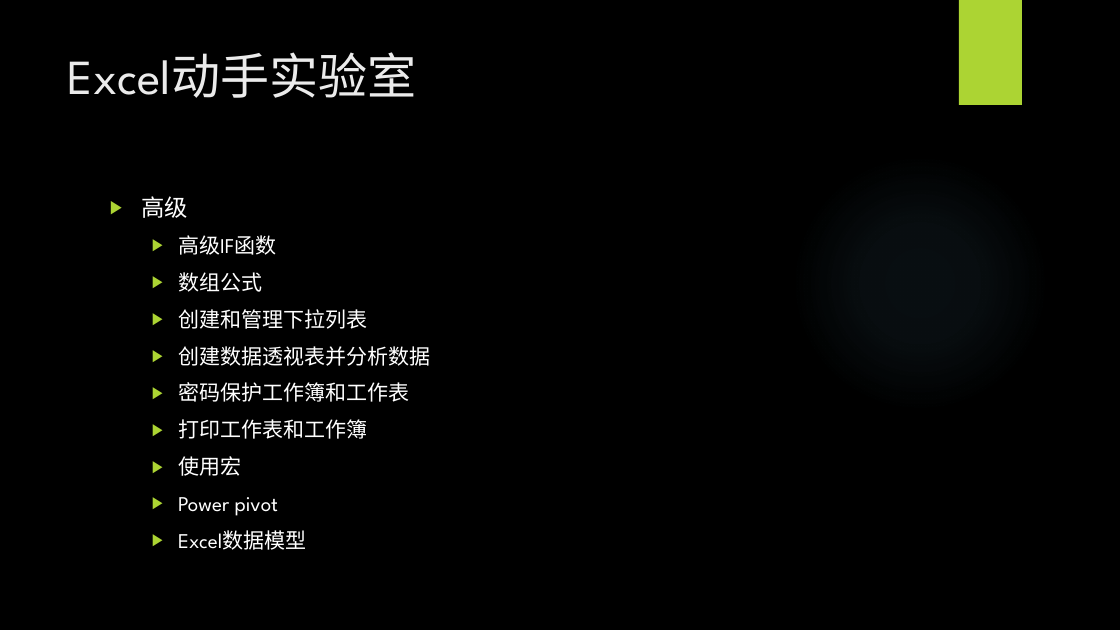
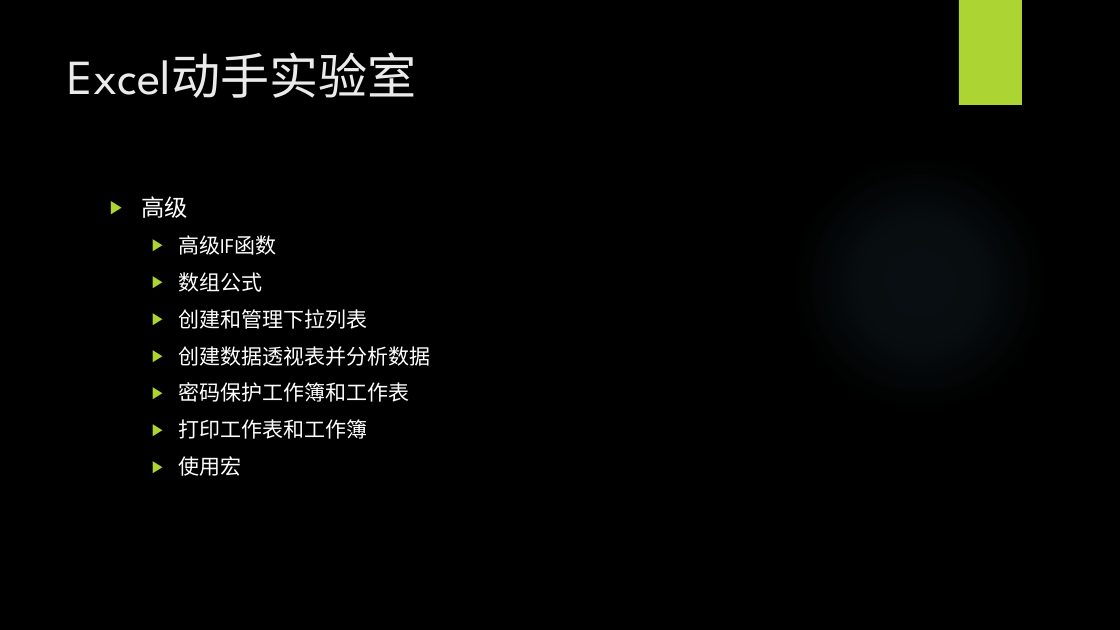
Before and after one commit to BigEgg/OfficeTraining, a slide deck: slide 6 of Excel动手实验室.pptx. Drawn at 1120x630 pixels with LibreOffice and Linux fonts; fonts in the diff are those of the drawing; background and template pictures are left out. Boxes give left, top, right and bottom in pixels: in the first picture for what was removed or moved away, otherwise in the second. Text is boxed around its words. In the diff, an @@ line names an element or a change of style, - is before the commit and + after.

Commit message:
Update the PPT

```diff
--- a/Excel动手实验室.pptx
+++ b/Excel动手实验室.pptx
@@ text at bbox=[178, 497, 306, 550]: paragraphs removed @@
-  ▶ Power pivot
-  ▶ Excel数据模型
```
Also in this commit, not shown: 1 other slide changed.
